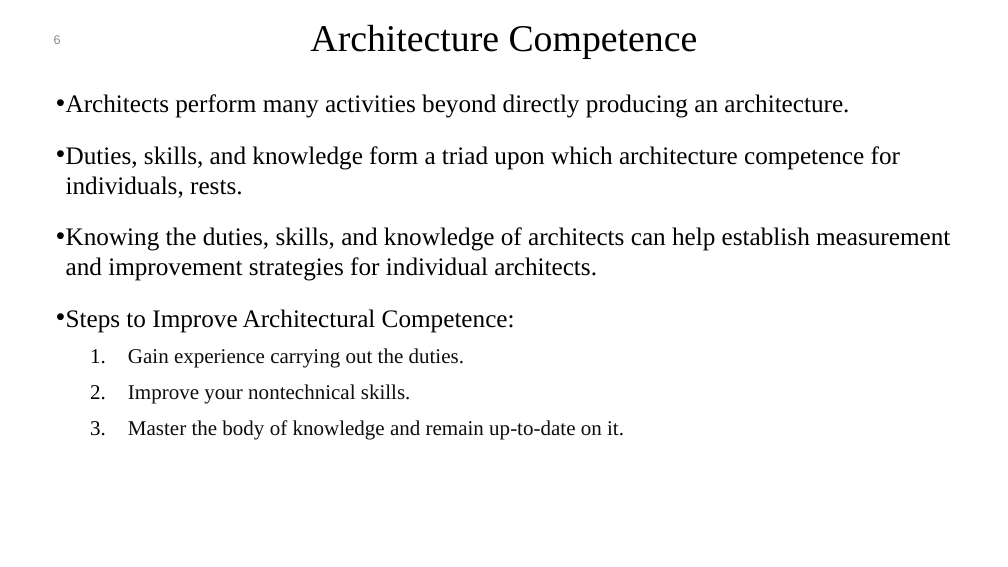
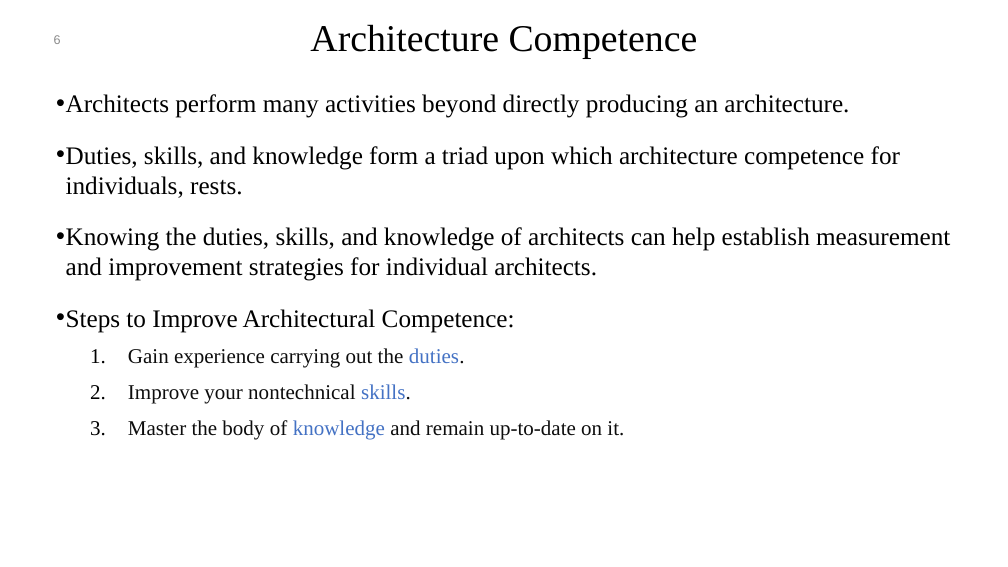
Before and after one commit to mohamad-khorsandi/slides-of-software-architecture-in-practice-4th-ed, a slide deck: slide 6 of chapter 25.pptx. Drawn at 1008x567 pixels with LibreOffice and Linux fonts; fonts in the diff are those of the drawing; background and template pictures are left out. Boxes give left, top, right and bottom in pixels: in the first picture for what was removed or moved away, otherwise in the second. Text is boxed around its words. In the diff, an @@ line names an element or a change of style, - is before the commit and + after.

```diff
--- a/chapter 25.pptx
+++ b/chapter 25.pptx
@@ text at bbox=[128, 348, 624, 439]: text colour #0D0D0D to #4472C4 in "duties.", "skills.", "knowledge" @@
```
Also in this commit, not shown: 1 other slide changed, 1 slide added, 10 other files.
